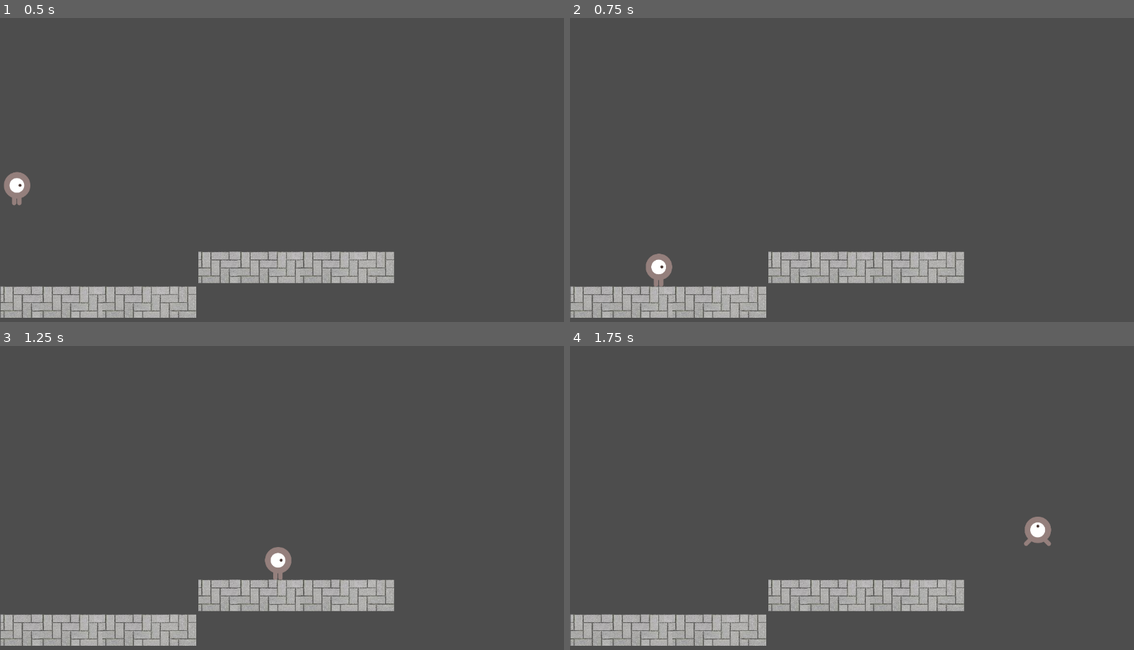
Above: before the commit, frames 1-4 (two rows, left to right).
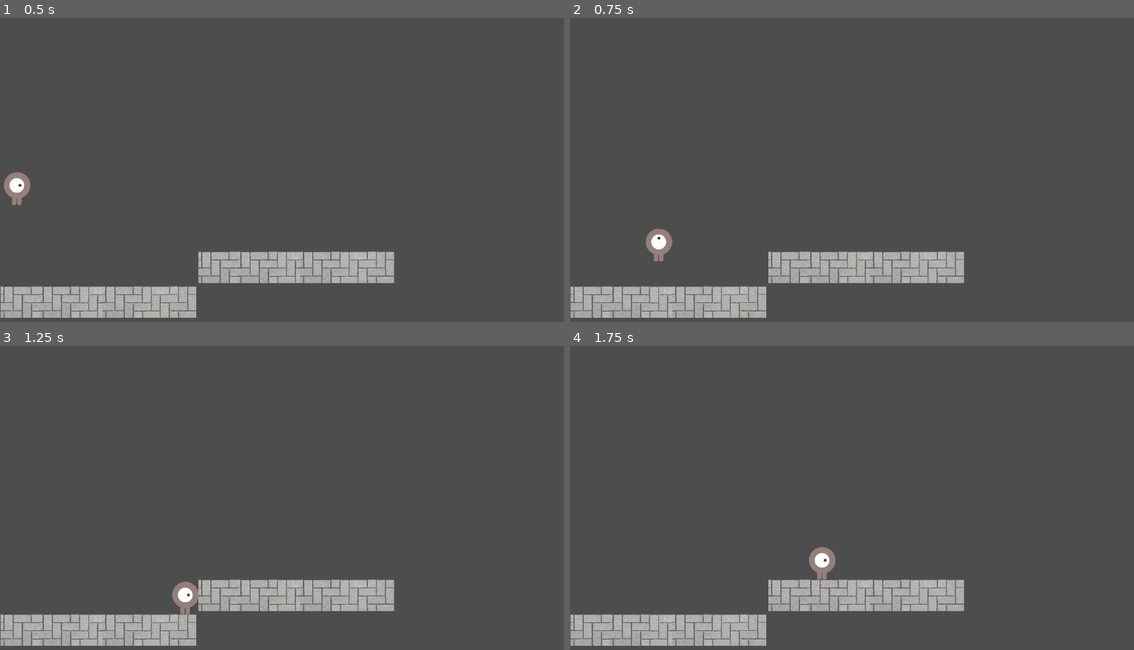
Above: after the commit, the same moments.

Repository: Knyrps/lassevalentingame
Game: Godot game, scene res://game.tscn
Same seed, same stepped clock (60 frames per second), same inputs: the game is played once before the commit and once after it.
Inputs:
- Up to frame 1 (0.5 s): no input
- Up to frame 2 (0.75 s): hold D (move_right) from 0.53 s (still down); tap Space (jump) at 0.6 s
- Up to frame 3 (1.25 s): keep holding D (move_right); tap Space (jump) at 0.77, 1.07 s
- Up to frame 4 (1.75 s): keep holding D (move_right); tap Space (jump) at 1.35, 1.52 s

Frame 1 is identical in both runs. In frame 2, 0.6% of the frame differs, in the area x 13-19%, y 69-89%; in frame 3, 0.7%; in frame 4, 0.7%, in the area x 42-86%, y 56-77%.

Commit message:
fixed flickering on rapid state changes

Diff:
--- a/lasse-valentin/scripts/player/states/player_state_base.gd
+++ b/lasse-valentin/scripts/player/states/player_state_base.gd
@@ -18,7 +18,9 @@
 	pass
 
 func apply_gravity(delta):
-	if not actor.is_on_floor():
+	if actor.is_on_floor():
+		actor.velocity.y = 0
+	else:
 		actor.velocity.y += actor.gravity * delta
 
 func get_horizontal_input() -> float:
--- a/lasse-valentin/scripts/player/states/player_state_idle.gd
+++ b/lasse-valentin/scripts/player/states/player_state_idle.gd
@@ -6,6 +6,7 @@
 func physics_update(delta):
 	apply_gravity(delta)
 	actor.velocity.x = 0
+	actor.move_and_slide()
 
 	var direction := get_horizontal_input()
 	if direction != 0.0:
@@ -15,5 +16,3 @@
 	if Input.is_action_just_pressed("jump") and actor.is_on_floor():
 		state_machine.change_state(state_machine.get_node("Jump"))
 		return
-
-	actor.move_and_slide()
--- a/lasse-valentin/scripts/player/states/player_state_jump.gd
+++ b/lasse-valentin/scripts/player/states/player_state_jump.gd
@@ -6,7 +6,8 @@
 	animated_sprite.play()
 
 func physics_update(delta):
-	apply_gravity(delta)
+	# Only apply gravity, never reset velocity.y here — enter() sets the jump impulse
+	actor.velocity.y += actor.gravity * delta
 
 	# Allow air control
 	var direction := get_horizontal_input()
--- a/lasse-valentin/scripts/player/states/player_state_move.gd
+++ b/lasse-valentin/scripts/player/states/player_state_move.gd
@@ -9,6 +9,8 @@
 
 	var direction := get_horizontal_input()
 	actor.velocity.x = direction * actor.speed
+	animated_sprite.flip_h = actor.velocity.x < 0
+	actor.move_and_slide()
 
 	if direction == 0.0:
 		state_machine.change_state(state_machine.get_node("Idle"))
@@ -17,6 +19,3 @@
 	if Input.is_action_just_pressed("jump") and actor.is_on_floor():
 		state_machine.change_state(state_machine.get_node("Jump"))
 		return
-
-	animated_sprite.flip_h = actor.velocity.x < 0
-	actor.move_and_slide()
